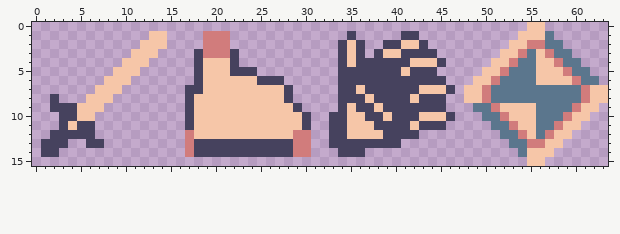
Pixel-art sprite, stored at assets/mvania19/powerupicons_sheet.png. The first picture shows the starting point.
The file is 64x16 pixels.
Once edited:
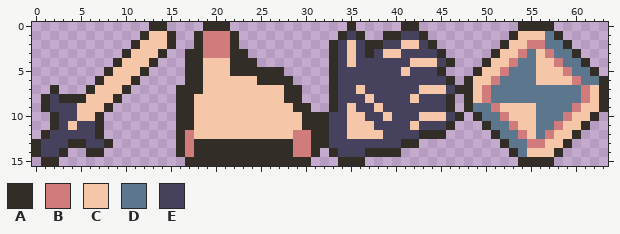
Palette (. is transparent): A #332d28  B #d17c7c  C #f6c6a8  D #5b768d  E #46425e
From old to new:
Colour A is added in row 0 at x 13 to 14, 19 to 21, 35, 41 to 42, 54 and 57; in row 1 at x 12, 15, 18, 22, 34, 36, 39 to 40, 43, 53 and 58; in row 2 at x 11, 15, 18, 22, 33, 37 to 38, 44, 52 and 59; in row 3 at x 10, 14, 17, 23, 33, 37, 45, 51 and 60; in row 4 at x 9, 13, 17, 23 to 24, 33, 46, 50 and 61; in row 5 at x 8, 12, 17, 25 to 27, 33, 45, 49 and 62.
Colour A is added in row 6 at x 7, 11, 17, 28, 33, 46, 48 and 63; in row 7 at x 2, 6, 10, 16, 29, 33 and 47; in row 8 at x 1, 3 to 5, 9, 16, 29, 33 and 46; in row 9 at x 1, 8, 16, 30, 33, 46, 48 and 63; in row 10 at x 2, 7, 16, 31 to 32, 47, 49 and 62; in row 11 at x 2, 7, 16, 31 to 32, 46, 50 and 61.
Colour A is added in row 12 at x 1, 7, 16, 31 to 32, 43 to 45, 51 and 60; in row 13 at x 0, 4 to 5, 8, 16, 31 to 32, 41 to 42, 52 and 59; in row 14 at x 0, 3, 6 to 7, 16, 31, 33, 37 to 40, 53 and 58; in row 15 at x 1 to 2, 17 to 30, 34 to 36, 54 and 57.
Colour A replaces colour C in row 0 at x 55 to 56; in rows 7 to 8 at x 48 and 63; in row 15 at x 55 to 56.
Colour A replaces colour E in rows 3 to 4 at x 18 and 22; in row 5 at x 18 and 22 to 24; in row 6 at x 18 and 25 to 27; in row 7 at x 17 to 18 and 28; in row 8 at x 17 and 28; in row 9 at x 17 and 29.
Colour A replaces colour E in rows 10 to 11 at x 17 and 30; in rows 13 to 14 at x 18 to 28.
